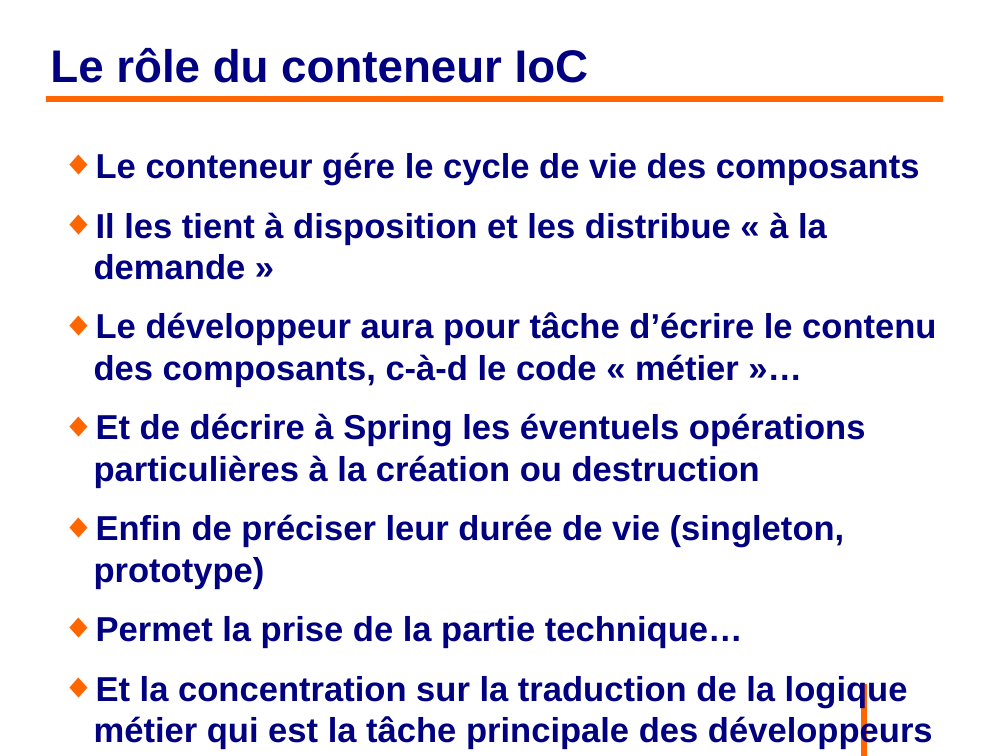
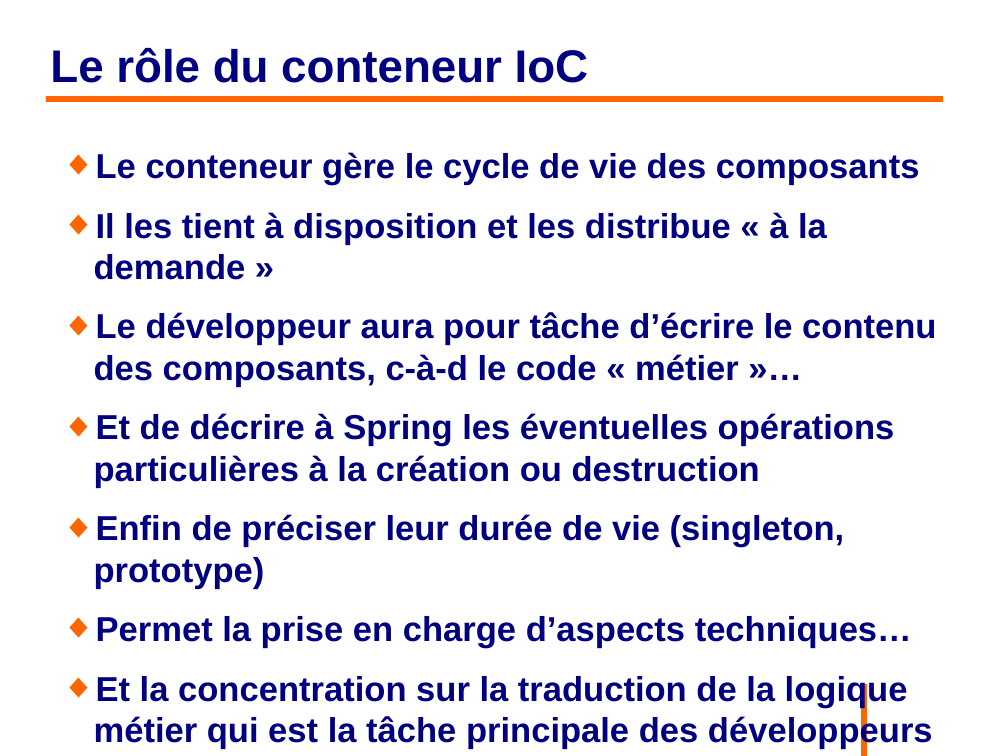
Before and after one commit to philphils/formation-spring, a slide deck: slide 40 of Documentation/diapo_formation_spring.odp. Drawn at 1008x756 pixels with LibreOffice and Linux fonts; fonts in the diff are those of the drawing; background and template pictures are left out. Boxes give left, top, right and bottom in pixels: in the first picture for what was removed or moved away, otherwise in the second. Text is boxed around its words. In the diff, an @@ line names an element or a change of style, - is before the commit and + after.

```diff
--- a/Documentation/diapo_formation_spring.odp
+++ b/Documentation/diapo_formation_spring.odp
@@ text at bbox=[96, 152, 920, 185]: text changed @@
-◆ Le conteneur gére le cycle de vie des composants
+◆ Le conteneur gère le cycle de vie des composants
@@ text at bbox=[94, 413, 895, 488]: text changed @@
-◆ Et de décrire à Spring les éventuels opérations particulières à la création ou destruction
+◆ Et de décrire à Spring les éventuelles opérations particulières à la création ou destruction
@@ text at bbox=[96, 616, 912, 649]: text changed @@
-◆ Permet la prise de la partie technique…
+◆ Permet la prise en charge d’aspects techniques…
```
Also in this commit, not shown: 23 other slides changed.
